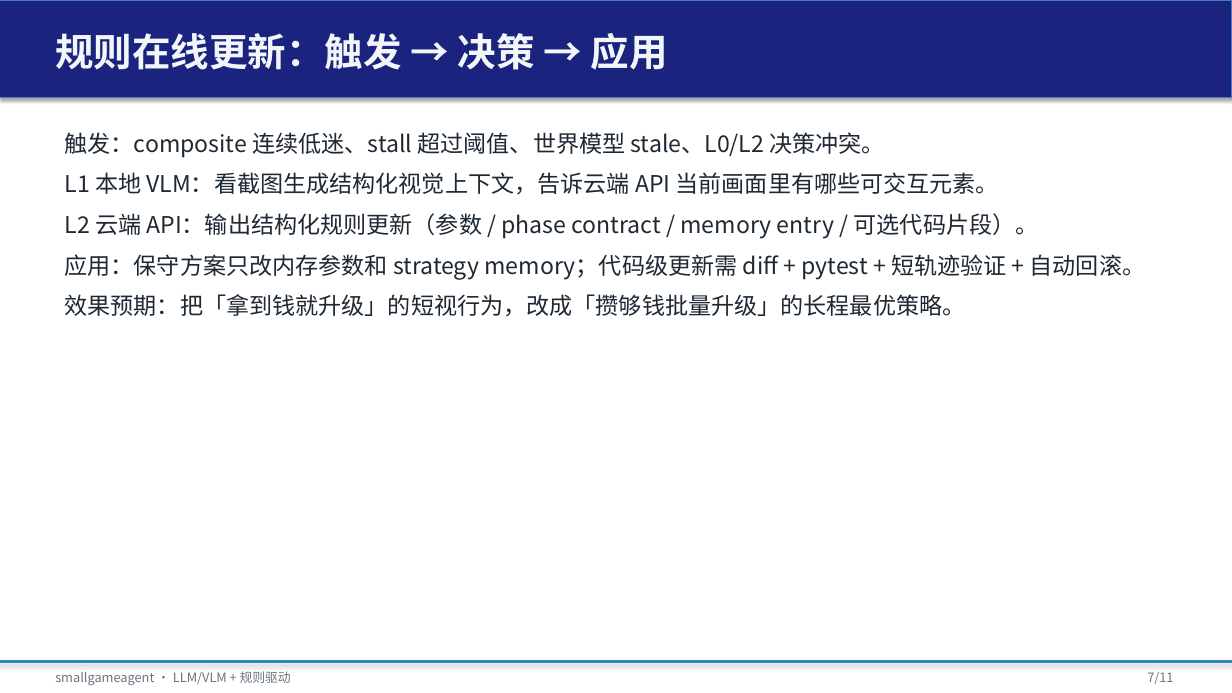
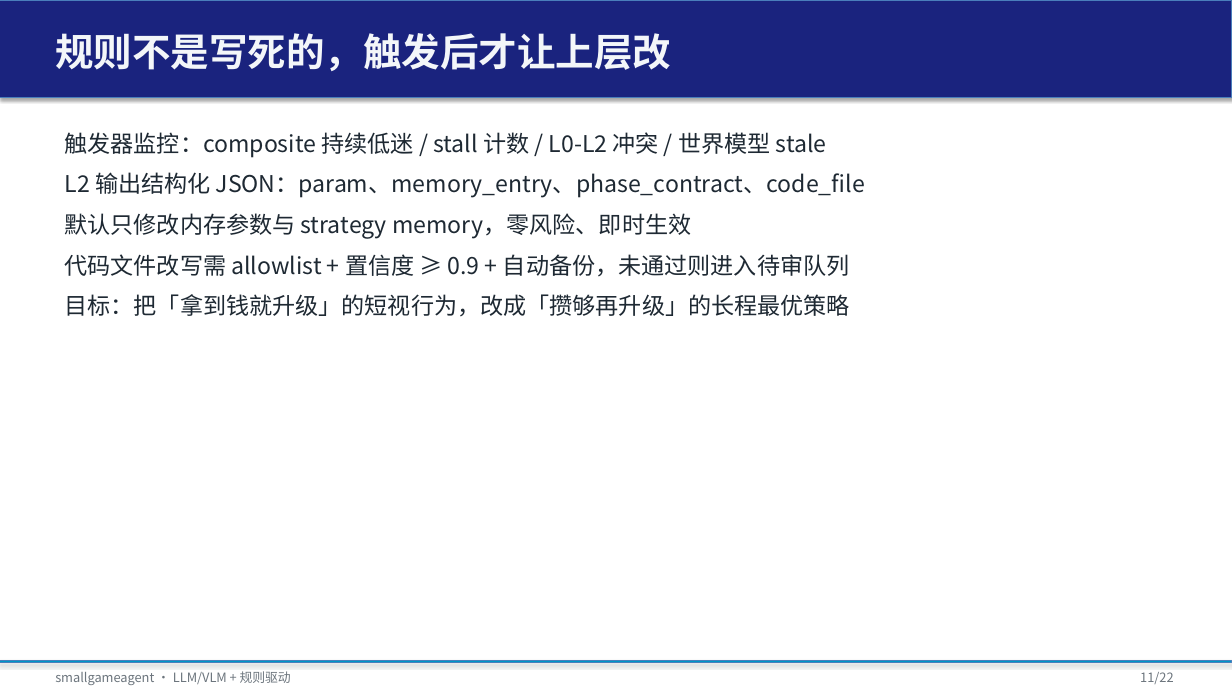
Before and after one commit to tzhazuma/smallgameagent, a slide deck: slide 11 of reports/smallgameagent_report.pptx (slide 7 before the commit). Drawn at 1232x693 pixels with LibreOffice and Linux fonts; fonts in the diff are those of the drawing. Boxes give left, top, right and bottom in pixels: in the first picture for what was removed or moved away, otherwise in the second. Text is boxed around its words. In the diff, an @@ line names an element or a change of style, - is before the commit and + after.

```diff
--- a/reports/smallgameagent_report.pptx
+++ b/reports/smallgameagent_report.pptx
@@ text at box(55, 33, 671, 71): text changed @@
-规则在线更新：触发 → 决策 → 应用
+规则不是写死的，触发后才让上层改
@@ text at box(64, 132, 865, 317): text changed @@
-触发：composite 连续低迷、stall 超过阈值、世界模型 stale、L0/L2 决策冲突。
-L1 本地 VLM：看截图生成结构化视觉上下文，告诉云端 API 当前画面里有哪些可交互元素。
-L2 云端 API：输出结构化规则更新（参数 / phase contract / memory entry / 可选代码片段）。
-应用：保守方案只改内存参数和 strategy memory；代码级更新需 diff + pytest + 短轨迹验证 + 自动回滚。
-效果预期：把「拿到钱就升级」的短视行为，改成「攒够钱批量升级」的长程最优策略。
+触发器监控：composite 持续低迷 / stall 计数 / L0-L2 冲突 / 世界模型 stale
+L2 输出结构化 JSON：param、memory_entry、phase_contract、code_file
+默认只修改内存参数与 strategy memory，零风险、即时生效
+代码文件改写需 allowlist + 置信度 ≥ 0.9 + 自动备份，未通过则进入待审队列
+目标：把「拿到钱就升级」的短视行为，改成「攒够再升级」的长程最优策略
@@ text at box(1140, 672, 1173, 684): text changed @@
-7/11
+11/22
```
Also in this commit, not shown: 7 other slides changed, 13 slides added, 2 slides removed, 8 other files.
